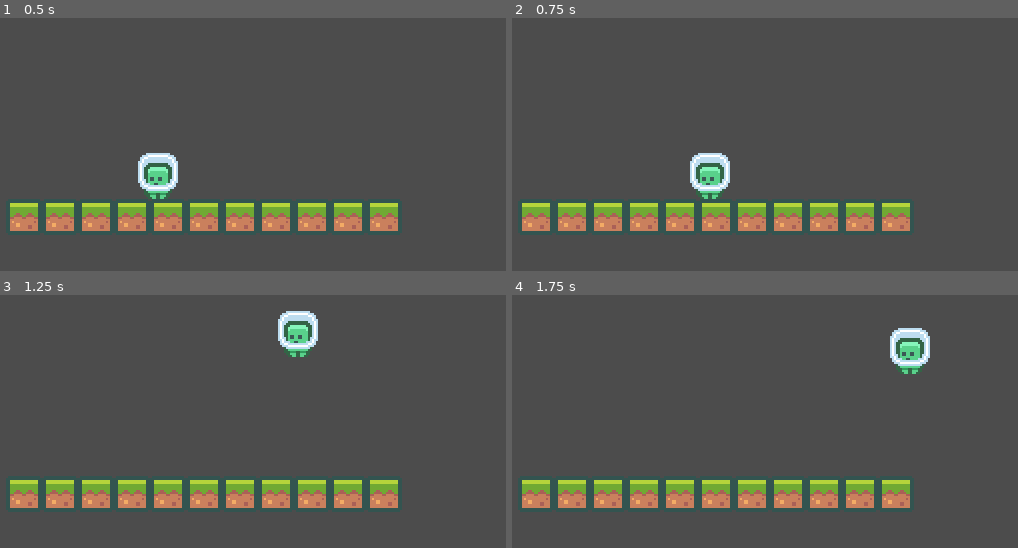
Above: before the commit, frames 1-4 (two rows, left to right).
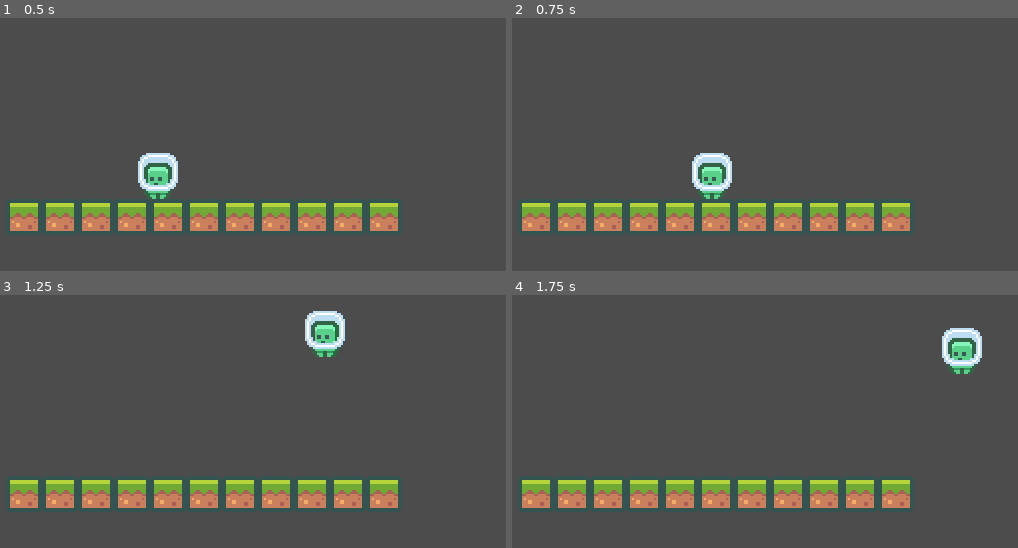
Above: after the commit, the same moments.

Repository: RobertLynJA/Godot2DPlatformer
Game: Godot game, scene res://scenes/Main.tscn
Same seed, same stepped clock (60 frames per second), same inputs: the game is played once before the commit and once after it.
Inputs:
- Up to frame 1 (0.5 s): no input
- Up to frame 2 (0.75 s): hold D (move_right) from 0.53 s (still down)
- Up to frame 3 (1.25 s): keep holding D (move_right); tap W (jump) at 0.77 s
- Up to frame 4 (1.75 s): keep holding D (move_right); tap W (jump) at 1.52 s

Frame 1 is identical in both runs. In frame 2, 0.5% of the frame differs, in the area x 35-44%, y 53-72%; in frame 3, 2.0%; in frame 4, 2.4%, in the area x 74-93%, y 13-32%.

Commit message:
Tighten up horizontal movement

Diff:
--- a/scenes/Player.gd
+++ b/scenes/Player.gd
@@ -2,7 +2,8 @@
 
 var gravity = 300
 var velocity = Vector2.ZERO
-var maxHorizontalSpeed = 100
+var maxHorizontalSpeed = 125
+var horizontalAcceleration = 1500
 var jumpSpeed = 200
 
 func _ready():
@@ -12,7 +13,12 @@
 func _process(delta):
 	var moveVector = Vector2.ZERO
 	moveVector.x = Input.get_action_strength("move_right") - Input.get_action_strength("move_left")
-	velocity.x = moveVector.x * maxHorizontalSpeed
+	velocity.x += moveVector.x * horizontalAcceleration * delta
+
+	if (moveVector.x == 0):
+		velocity.x = lerp(0, velocity.x, pow(2, -50 * delta))
+
+	velocity.x = clamp(velocity.x, -maxHorizontalSpeed, maxHorizontalSpeed)
 
 	moveVector.y = -1 if Input.is_action_just_pressed("jump") else 0
 
